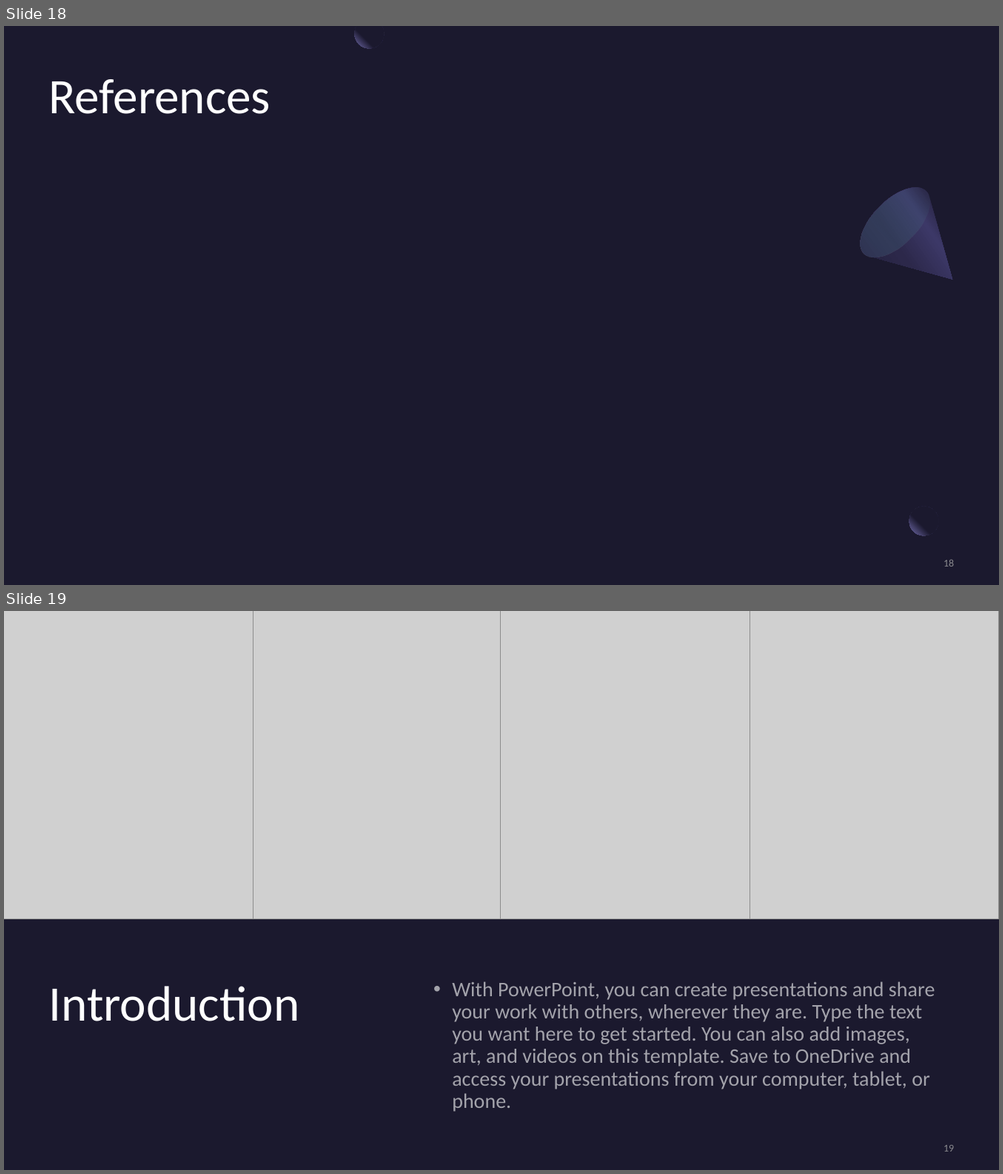
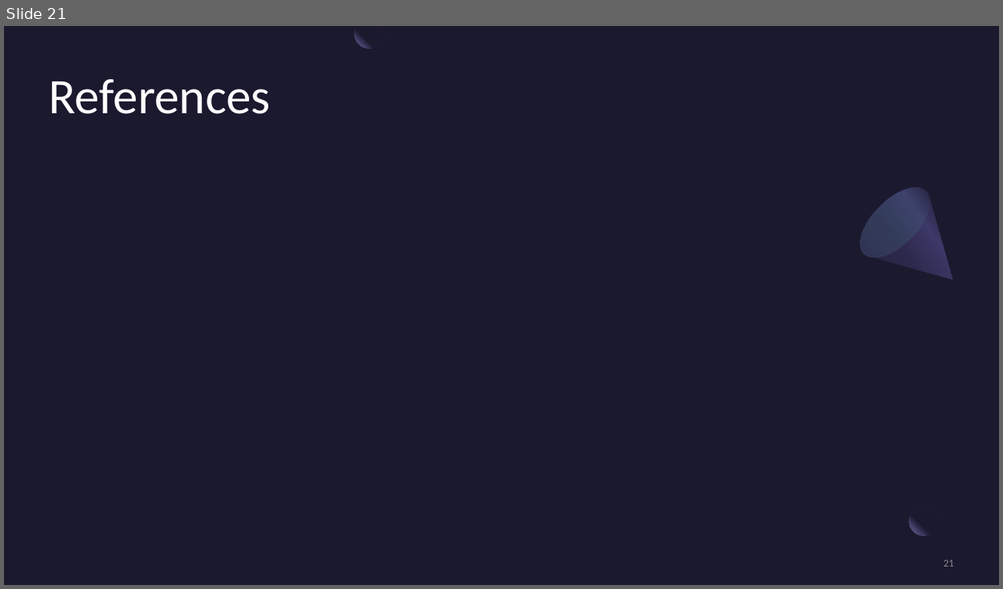
Before and after one commit to jtothec67/Ray-tracer, a slide deck: Presentation Title.pptx. Shown one above the other, each under a label of ours: slides 18 and 19 before the commit, slide 21 after it. The pictures are 1003x1174 and 1003x589 pixels, drawn with LibreOffice and Linux fonts; fonts in the diff are those of the drawing; grey boxes stand for pictures. Boxes give left, top, right and bottom in pixels: in the first picture for what was removed or moved away, otherwise in the second. Text is boxed around its words. In the diff, an @@ line names an element or a change of style, - is before the commit and + after.

```diff
--- a/Presentation Title.pptx
+++ b/Presentation Title.pptx
@@ slide 19 removed at (x1=4, y1=611, x2=999, y2=1170), background #1B192E @@
@@ picture removed at (x1=4, y1=611, x2=253, y2=919) @@
@@ picture removed at (x1=253, y1=611, x2=503, y2=919) @@
@@ picture removed at (x1=500, y1=611, x2=749, y2=919) @@
@@ picture removed at (x1=749, y1=611, x2=999, y2=919) @@
@@ title removed at (x1=49, y1=986, x2=300, y2=1022) @@
-Introduction
@@ text removed at (x1=452, y1=982, x2=934, y2=1112) @@
-• With PowerPoint, you can create presentations and share your work with others, wherever they are. Type the text you want here to get started. You can also add images, art, and videos on this template. Save to OneDrive and access your presentations from your computer, tablet, or phone.
@@ page number removed at (x1=943, y1=1145, x2=953, y2=1152) @@
-19
@@ what was slide 18 is now slide 21 @@
@@ page number at (x1=943, y1=560, x2=953, y2=567): text changed @@
-18
+21
```
Also in this commit, not shown: 4 slides changed, 4 slides added, 10 other slides removed, 1 other file.
